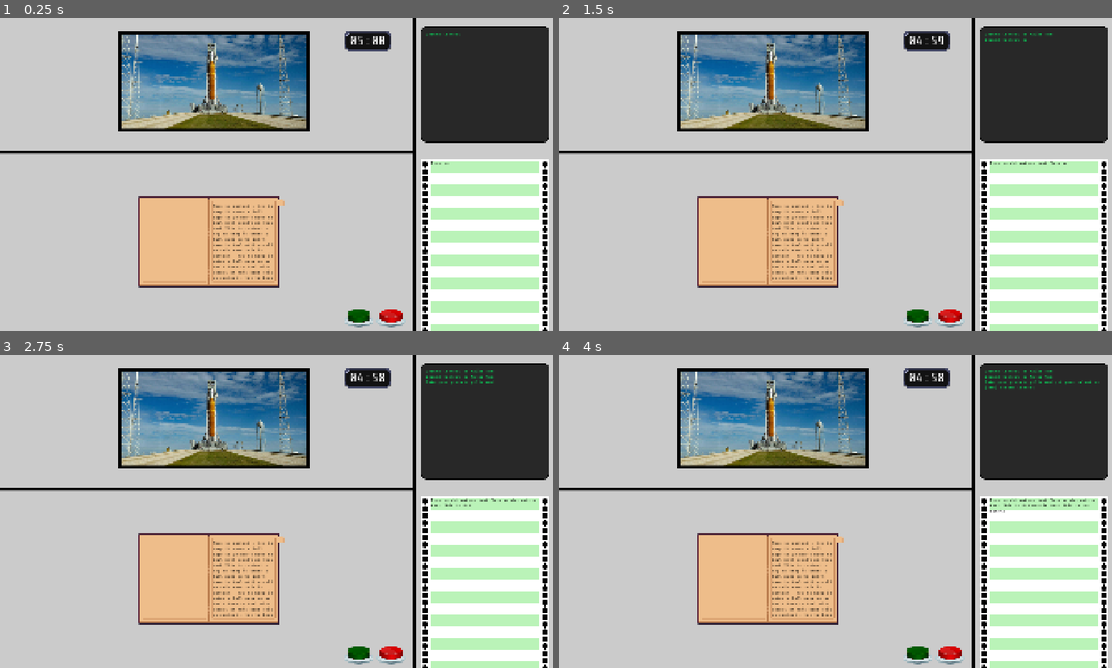
Above: before the commit, frames 1-4 (two rows, left to right).
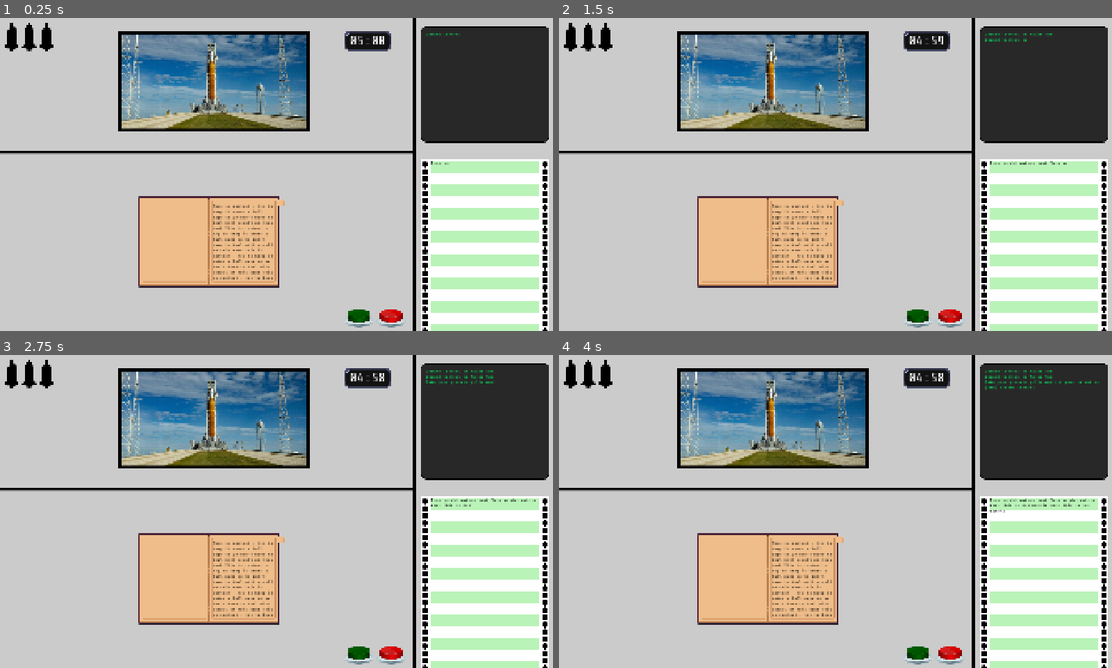
Above: after the commit, the same moments.

Repository: bukit3point0/gmtk2026
Game: Godot game, scene res://scenes/game_root.tscn
Same seed, same stepped clock (60 frames per second), same inputs: the game is played once before the commit and once after it.
Inputs (mouse positions are in pixels of both pictures, inside the frame that each line leads up to):
- Up to frame 1 (0.25 s): no input
- Up to frame 2 (1.5 s): click "Play Game" at 0.5 s; click "Play Game" at 1.25 s
- Up to frame 3 (2.75 s): click (359, 655) at 2 s
- Up to frame 4 (4 s): click (918, 655) at 2.75 s; click (951, 655) at 3.5 s

The runs differ from the first frame. In frame 1, 0.4% of the frame differs, in the area x 0-10%, y 1-11%; in frame 2, 0.4%; in frame 3, 0.4%; in frame 4, 0.4%.

Commit message:
add lifeline rocket icons

Diff:
--- a/scenes/background.tscn
+++ b/scenes/background.tscn
@@ -14,6 +14,8 @@
 [ext_resource type="Script" uid="uid://bqiy3hfjuutns" path="res://scripts/choice_buttons.gd" id="12_r2thq"]
 [ext_resource type="Texture2D" uid="uid://db8wwcpsbbigi" path="res://assets/mocks/green_button.png" id="12_td6w2"]
 [ext_resource type="Texture2D" uid="uid://bef1j7iyxvuyy" path="res://assets/mocks/red_button.png" id="13_r2thq"]
+[ext_resource type="Script" uid="uid://dcqkm34267kvf" path="res://scripts/player_lives.gd" id="15_ivgg2"]
+[ext_resource type="Texture2D" uid="uid://d3th7nm1kllde" path="res://assets/images/player_life.png" id="16_r4ipc"]
 
 [node name="Background" type="Node2D" unique_id=2126150908]
 
@@ -161,5 +163,24 @@
 icon = ExtResource("13_r2thq")
 flat = true
 
+[node name="PlayerLives" type="Node2D" parent="TextureRect" unique_id=1660213540]
+script = ExtResource("15_ivgg2")
+metadata/_edit_group_ = true
+
+[node name="Life1" type="Sprite2D" parent="TextureRect/PlayerLives" unique_id=57474748]
+position = Vector2(17, 15)
+texture = ExtResource("16_r4ipc")
+centered = false
+
+[node name="Life2" type="Sprite2D" parent="TextureRect/PlayerLives" unique_id=75707383]
+position = Vector2(77, 15)
+texture = ExtResource("16_r4ipc")
+centered = false
+
+[node name="Life3" type="Sprite2D" parent="TextureRect/PlayerLives" unique_id=634501749]
+position = Vector2(137, 15)
+texture = ExtResource("16_r4ipc")
+centered = false
+
 [connection signal="pressed" from="TextureRect/ChoiceButtons/HBoxContainer/ConfirmButton" to="TextureRect/ChoiceButtons" method="_on_confirm_button_pressed"]
 [connection signal="pressed" from="TextureRect/ChoiceButtons/HBoxContainer/RejectButton" to="TextureRect/ChoiceButtons" method="_on_reject_button_pressed"]
--- /dev/null
+++ b/scripts/player_lives.gd
@@ -0,0 +1,26 @@
+extends Node2D
+
+var lives_left = 3
+
+@onready var life_1: Sprite2D = $Life1
+@onready var life_2: Sprite2D = $Life2
+@onready var life_3: Sprite2D = $Life3
+
+func _ready() -> void:
+	set_lives()
+
+func _process(delta: float) -> void:
+	set_lives()
+
+func set_lives() -> void:
+	var player_life = preload("uid://d3th7nm1kllde")
+	var lost_life = preload("uid://dnopv2wk5mllr")
+	life_1.texture = player_life
+	life_2.texture = player_life
+	life_3.texture = player_life
+	match lives_left:
+		2:
+			life_1.texture = lost_life
+		1:
+			life_1.texture = lost_life
+			life_2.texture = lost_life
Binary file added: assets/images/lost_life.png
Not shown, added: assets/images/lost_life.png.import
Binary file added: assets/images/player_life.png
Not shown, added: assets/images/player_life.png.import
Not shown, added: scripts/player_lives.gd.uid
